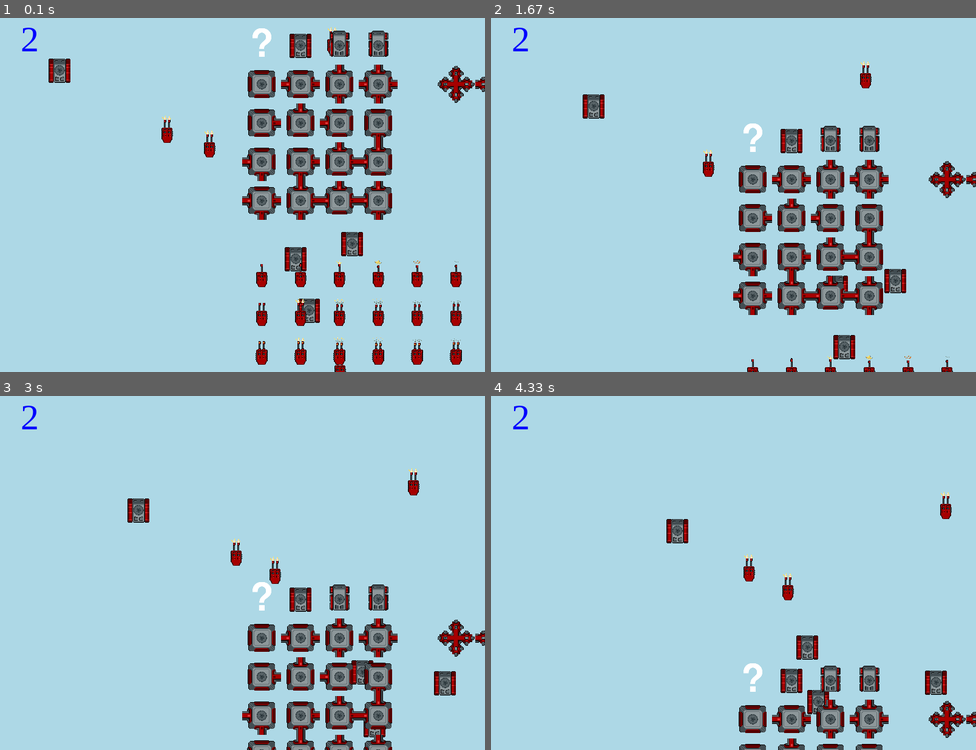
Above: before the commit, frames 1-4 (two rows, left to right).
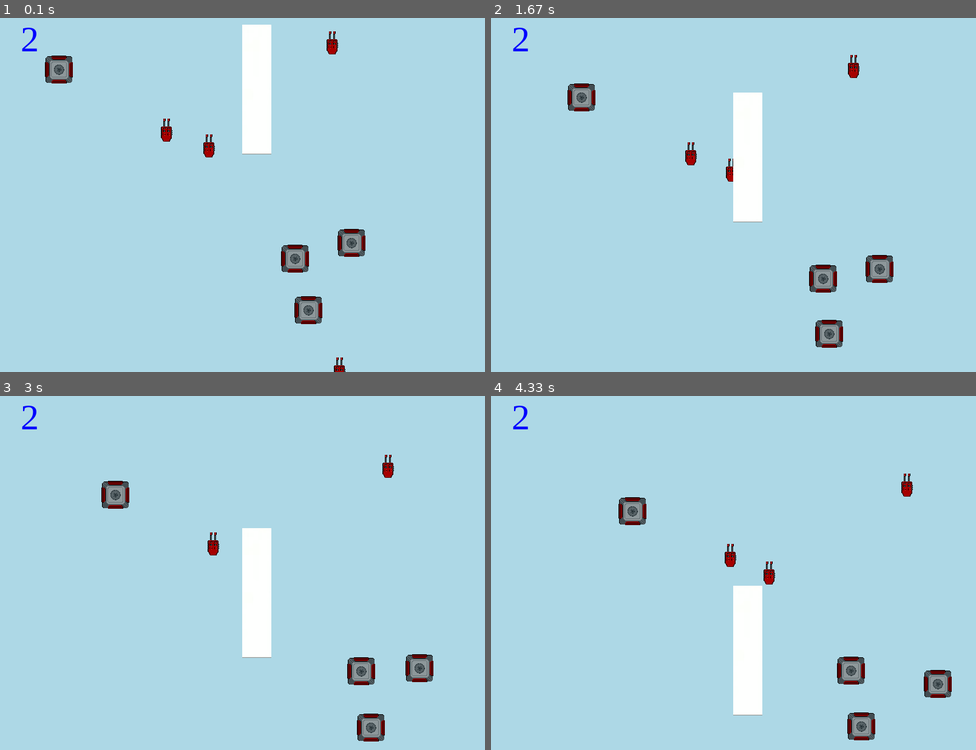
Above: after the commit, the same moments.

Repository: makuchaku/formula-one-racing-pygame
Game: pygame game, started from code/main.py
Same seed, same stepped clock (60 frames per second), same inputs: the game is played once before the commit and once after it.
Inputs:
- Up to frame 1 (0.1 s): no input
- Up to frame 2 (1.67 s): no input
- Up to frame 3 (3 s): no input
- Up to frame 4 (4.33 s): no input

The runs differ from the first frame. In frame 1, 14% of the frame differs, in the area x 9-100%, y 1-100%; in frame 2, 13%; in frame 3, 12%; in frame 4, 8.4%.

Commit message:
added one line moving through screen

Diff:
--- a/code/divider.py
+++ b/code/divider.py
@@ -1,6 +1,7 @@
 
 
 import pygame
+from sprite import *
 
 screen_width = 800
 screen_height = 600
@@ -8,16 +9,17 @@
 window = pygame.display.set_mode((screen_width, screen_height))
 
 
-class Divider:
+class Divider(Sprite):
 
-    def __init__(self, x, y):
-        self.line_image = pygame.image.load('../assets/sprites.png')
-        self.x = x
-        self.y = y
+    def __init__(self, game, x, y, width, name):
+        sprite_position = 0
+        type = 'divider'
+        self.line_image = pygame.image.load('../assets/line.png')
         self.line_1_change = 1
-        # window.fill('light blue')
 
-    def load_divider(self):
-        window.blit(self.line_image, (self.x, self.y))
 
-divider = Divider(400, 20)
+        Sprite.__init__(self, game, x, y, width, sprite_position, name, type, 0)
+
+
+    def draw_divider(self, x, y):
+        window.blit(self.line_image, (x, y))
--- a/code/game.py
+++ b/code/game.py
@@ -12,7 +12,7 @@
 pygame.font.init()
 
 
-line_image = pygame.image.load('../assets/sprites.png')
+line_image = pygame.image.load('../assets/line.png')
 line_1_x = 400
 line_1_y = 20
 line_1_change = 1
@@ -25,8 +25,10 @@
 
 tanks = []
 rockets = []
+dividers = []
 speed = 1000
 num_sprites = 5
+
 
 class Game:
 
@@ -47,6 +49,22 @@
             rocket.load()
             rockets.append(rocket)
 
+        for i in range(4):
+            divider = Divider(self, 400, 20, 64, i)
+            if divider.name == 0:
+                divider.draw_divider(400, 20)
+            elif divider.name == 1:
+                divider.draw_divider(400, 180)
+            elif divider.name == 2:
+                divider.draw_divider(400, 340)
+            elif divider.name == 3:
+                divider.draw_divider(400, 500)
+
+            dividers.append(divider)
+
+
+
+
     # Each iteration is a frame
     def render_frames(self):
         while True:
@@ -63,6 +81,11 @@
                 rocket.move()
                 time.sleep(1/speed)
 
+            for divider in dividers:
+                divider.move_y(1)
+                time.sleep(1/speed)
+
+
             # Cleans the screen
             window.fill('light blue')
 
@@ -72,6 +95,9 @@
                 # print(tank.sprite_x, tank.sprite_y)
             for rocket in rockets:
                 rocket.draw()
+
+            for divider in dividers:
+                divider.draw_divider(divider.sprite_x, divider.sprite_y)
 
             # Checks for collisions
             all_sprites = tanks + rockets
@@ -93,11 +119,10 @@
                                     # pygame.mixer.music.load("explosion.wav")
                                     # pygame.mixer.music.play(loops=1)
                                     self.play_sound('../assets/explosion.wav')
+            if divider.sprite_y == 600:
+                divider.sprite_y = 0
+                print('resetting to 0')
 
-            divider.y += line_1_change
-            if divider.y > 600:
-                divider.y = 0
-            divider.load_divider()
 
 
 
--- a/code/sprite.py
+++ b/code/sprite.py
@@ -17,7 +17,8 @@
         self.sprite_x = sprite_x
         self.sprite_y = sprite_y
         self.texture = pygame.image.load('../assets/sprites.png')
-        self.rect = pygame.Rect(width, sprite_position * width, width, width)
+        # self.rect = pygame.Rect(width, sprite_position * width, width, width)
+        self.rect = pygame.Rect(0, sprite_position * width, width, width)
         self.direction_x = 1
         self.direction_y = 1
         self.width = width
--- a/code/tank.py
+++ b/code/tank.py
@@ -4,6 +4,6 @@
 class Tank(Sprite):
 
     def __init__(self, game, x, y, width, name):
-        sprite_position = 0
+        sprite_position = 1
         type = 'tank'
         Sprite.__init__(self, game, x, y, width, sprite_position, name, type, 0)
